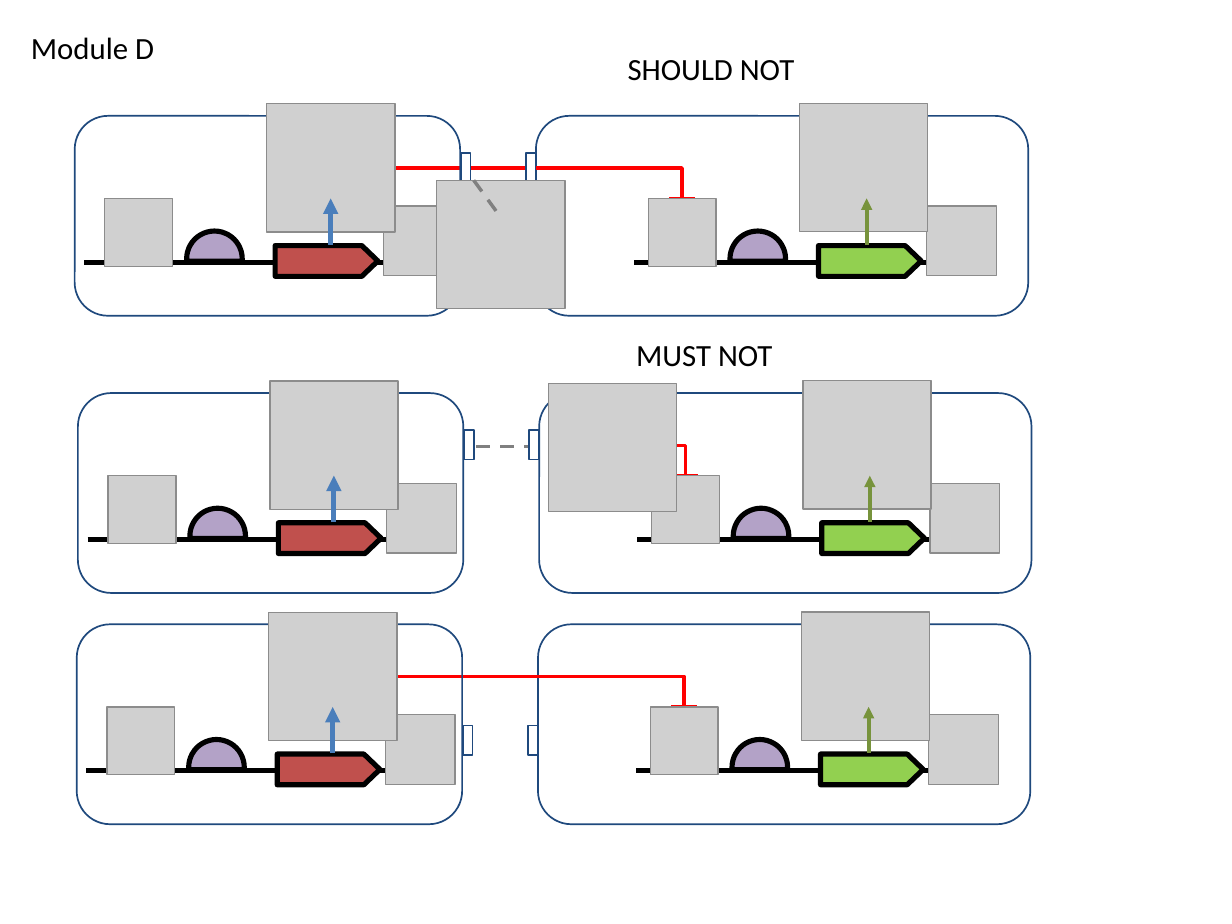
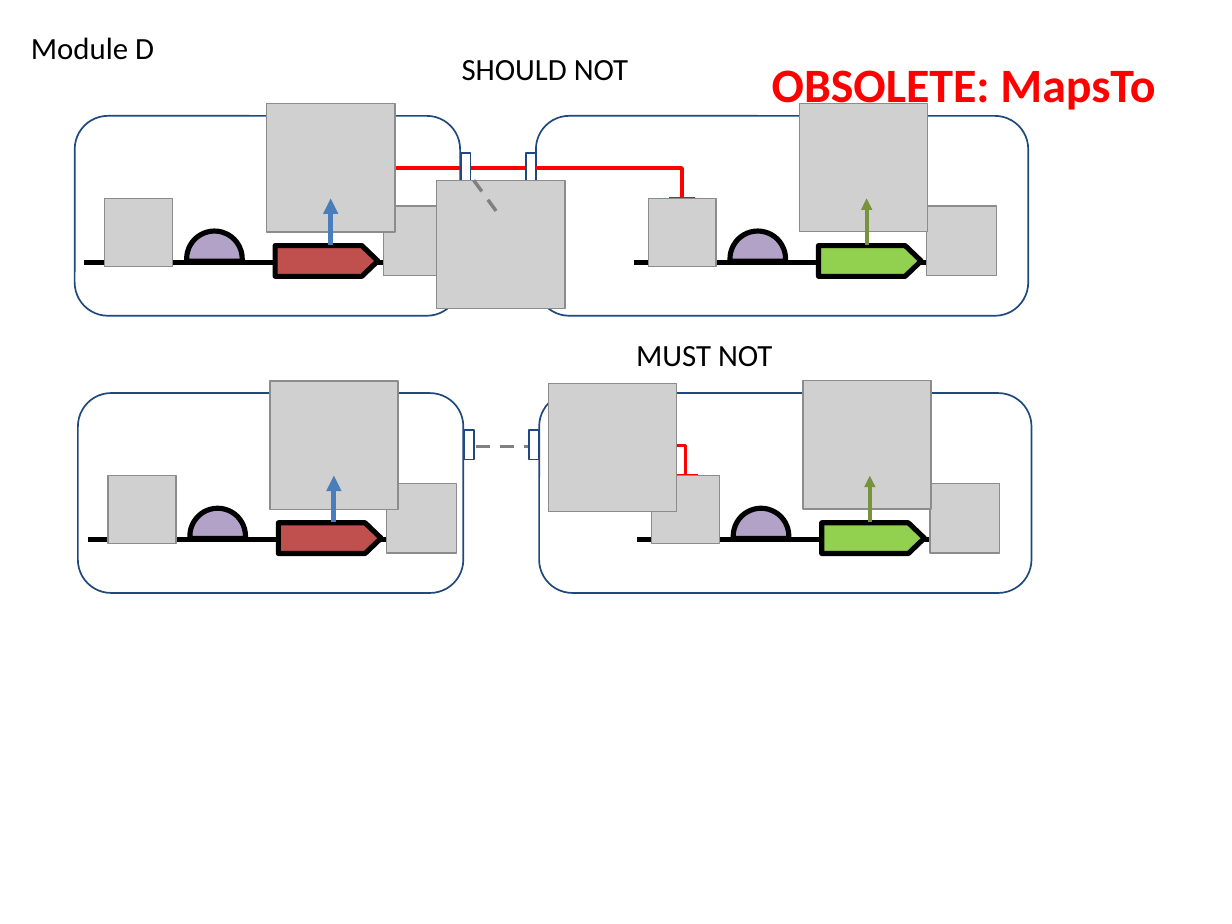
Before and after one commit to SynBioDex/SBOL-visual, a slide deck: slide 9 of specification/imgsrc/modules.pptx (slide 6 before the commit). Drawn at 1232x924 pixels with LibreOffice and Linux fonts; fonts in the diff are those of the drawing; grey boxes stand for pictures. Boxes give left, top, right and bottom in pixels: in the first picture for what was removed or moved away, otherwise in the second. Text is boxed around its words. In the diff, an @@ line names an element or a change of style, - is before the commit and + after.

```diff
--- a/specification/imgsrc/modules.pptx
+++ b/specification/imgsrc/modules.pptx
@@ text "SHOULD NOT": place and size @@
-text "SHOULD NOT" at (628,60,794,81)
+text "SHOULD NOT" at (462,60,628,81)
@@ text added at (772,70,1155,114), 28 pt, text #FF0000, bold @@
+OBSOLETE: MapsTo
@@ rounded rectangle removed at (76,625,462,824) @@
@@ picture removed at (269,612,397,740) @@
@@ rounded rectangle removed at (538,625,1031,824) @@
@@ picture removed at (802,612,930,740) @@
@@ elbow line removed from (362, 676) to (684, 707) @@
@@ arrow removed from (333, 753) to (333, 707) @@
@@ group removed at (86,707,456,795): 2 pictures, 1 line, 1 right arrow, 1 chord (boxed as its full ellipse) @@
@@ line removed from (671, 707) to (697, 707) @@
@@ arrow removed from (869, 753) to (869, 707) @@
@@ group removed at (636,707,999,795): 2 pictures, 1 line, 1 right arrow, 1 chord (boxed as its full ellipse) @@
@@ rectangle removed at (463,726,473,755) @@
@@ rectangle removed at (529,726,538,755) @@
```
Also in this commit, not shown: 3 other slides changed, 3 slides added, 18 other files.
